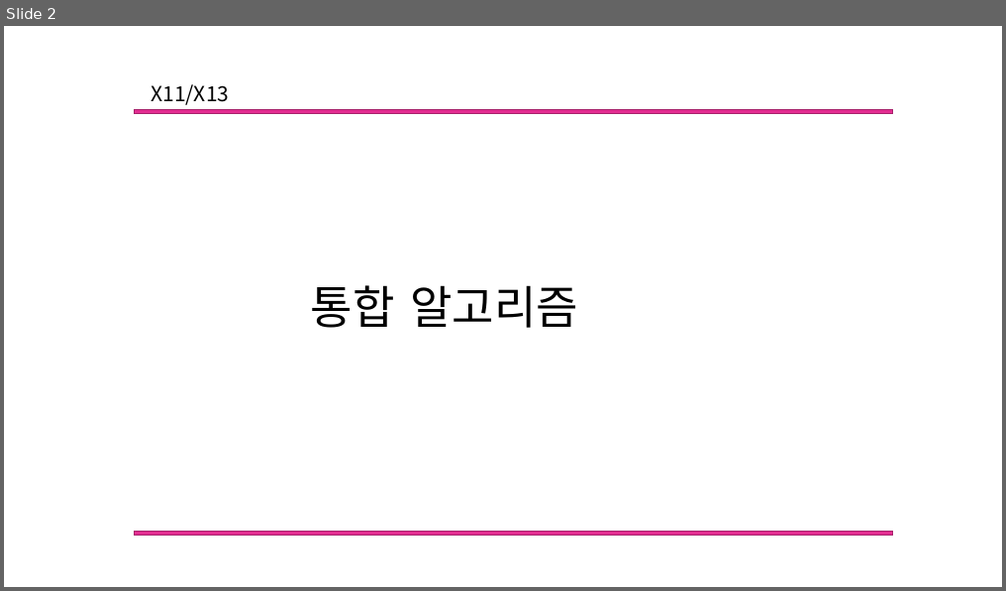
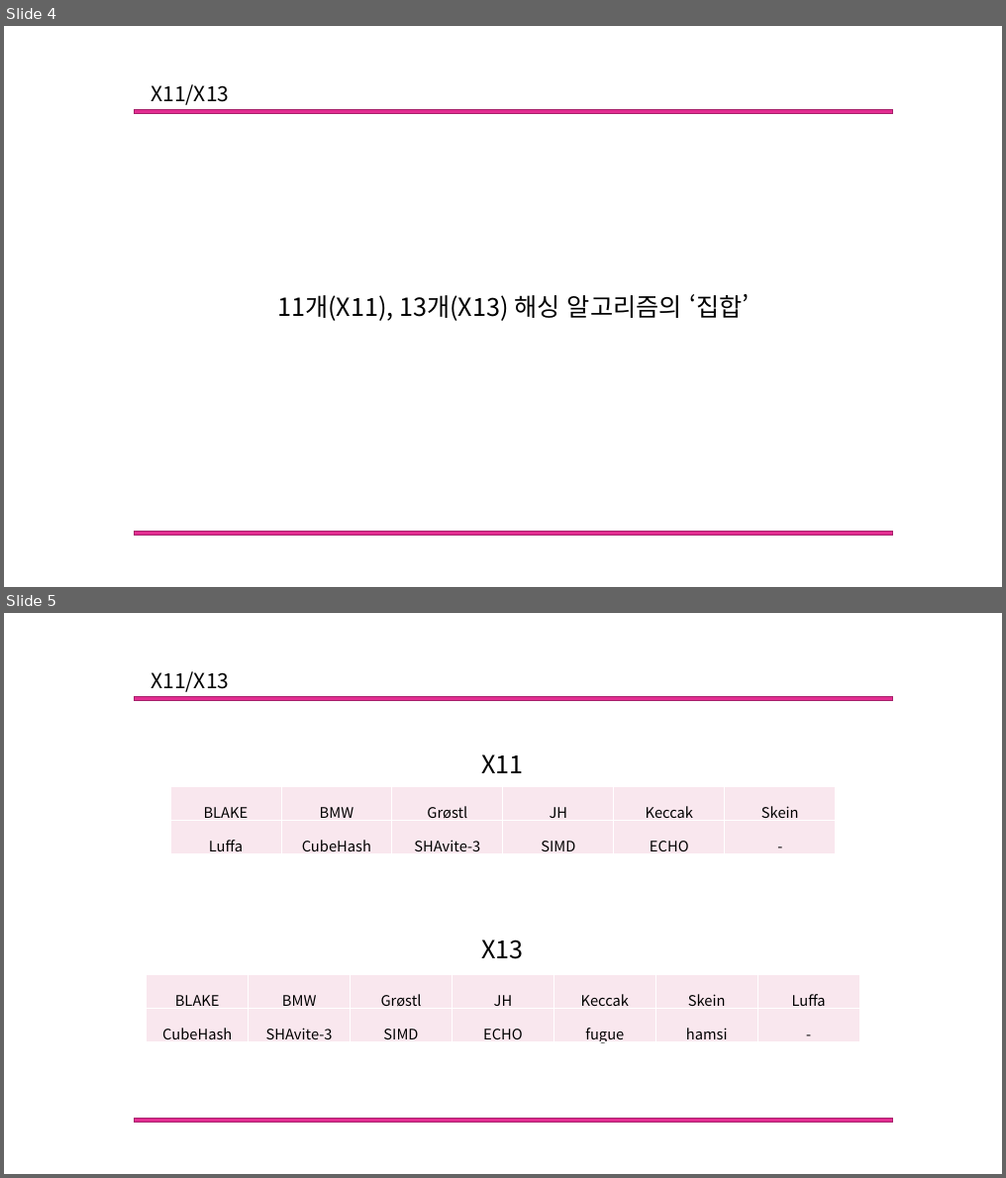
Before and after one commit to Mikusnuz/MyPractice, a slide deck: Study/14. X11, X13 Algorithm.pptx. Shown one above the other, each under a label of ours: slide 2 before the commit, slides 4 and 5 after it. The pictures are 1006x591 and 1006x1178 pixels, drawn with LibreOffice and Linux fonts; fonts in the diff are those of the drawing. Boxes give left, top, right and bottom in pixels: in the first picture for what was removed or moved away, otherwise in the second. Text is boxed around its words. In the diff, an @@ line names an element or a change of style, - is before the commit and + after.

```diff
--- a/Study/14. X11, X13 Algorithm.pptx
+++ b/Study/14. X11, X13 Algorithm.pptx
@@ slide 5 added at (4,613,1002,1174), background #FFFFFF @@
@@ text added at (151,671,229,692), 20 pt, text #000000 @@
+X11/X13
@@ rectangle added at (134,697,893,700), fill #E32D91, outline #A8216B 1 pt @@
@@ text added at (481,755,523,773), 24 pt, text #000000 @@
+X11
@@ table added at (170,786,835,856), 2 rows, 6 columns @@
+BLAKE | BMW | Grøstl | JH | Keccak | Skein
+Luffa | CubeHash | SHAvite-3 | SIMD | ECHO | -
@@ text added at (481,940,523,959), 24 pt, text #000000 @@
+X13
@@ table added at (147,975,859,1048), 2 rows, 7 columns @@
+BLAKE | BMW | Grøstl | JH | Keccak | Skein | Luffa
+CubeHash | SHAvite-3 | SIMD | ECHO | fugue | hamsi | -
@@ rectangle added at (134,1118,893,1122), fill #E32D91, outline #A8216B 1 pt @@
@@ what was slide 2 is now slide 4 @@
@@ slide 4 changed as well @@
@@ text removed at (410,285,578,328) @@
-알고리즘
@@ text at (277,294,748,321): text changed; size 44 to 24 pt @@
-통합
+11개(X11), 13개(X13) 해싱 알고리즘의 ‘집합’
```
Also in this commit, not shown: 2 other slides changed, 4 other slides added, 4 other files.
